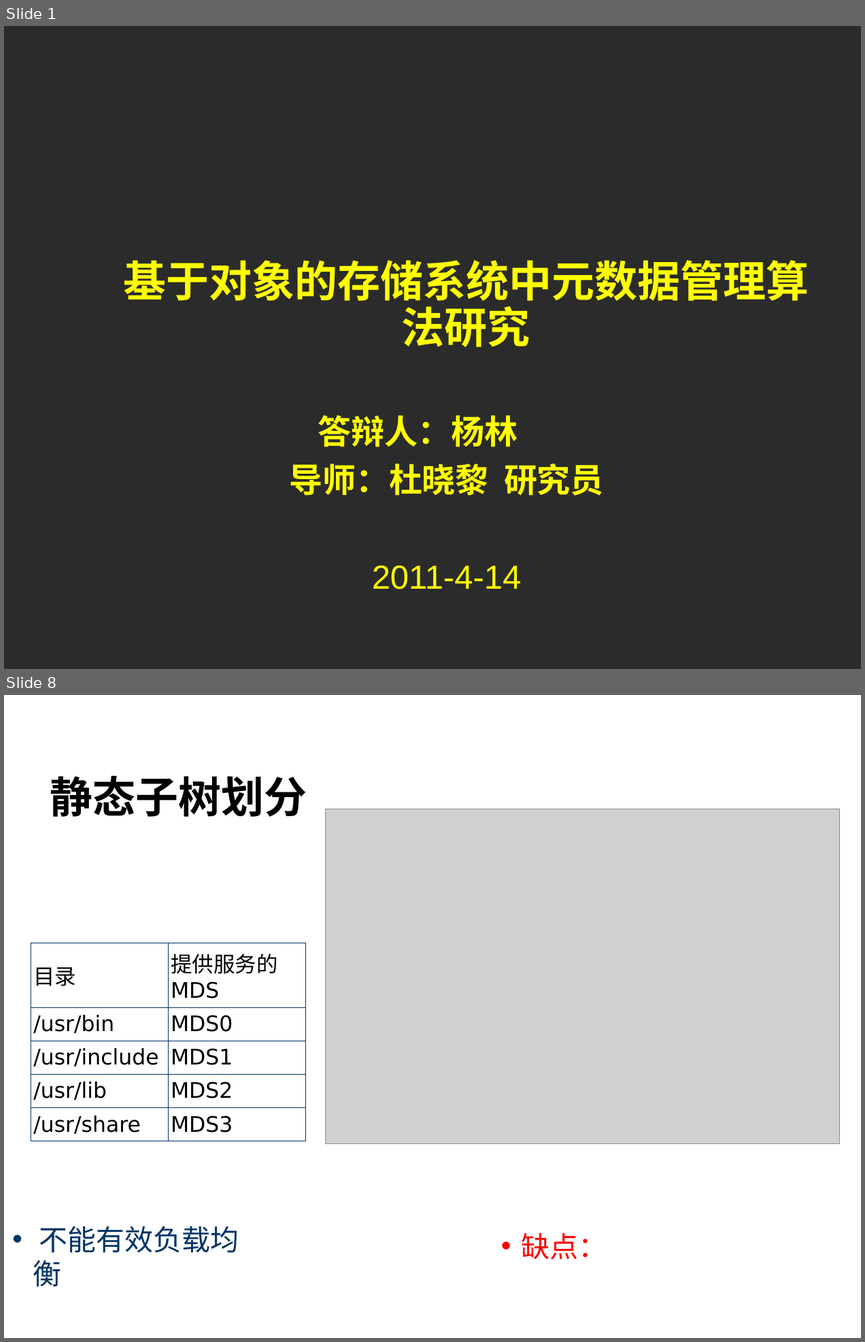
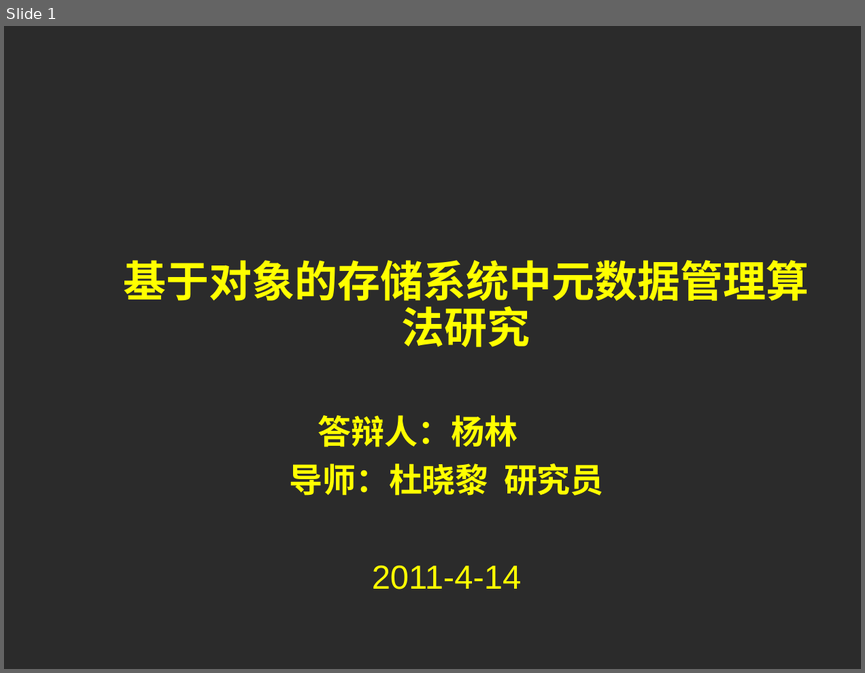
Before and after one commit to cheliequan/idning-paper, a slide deck: draft/答辩.ppt. Shown one above the other, each under a label of ours: slides 1 and 8 before the commit, slide 1 after it; the slides between them are not shown. The pictures are 865x1342 and 865x673 pixels, drawn with LibreOffice and Linux fonts; fonts in the diff are those of the drawing; grey boxes stand for pictures; background and template pictures are left out; a plain dark background stands for a picture behind light text. Boxes give left, top, right and bottom in pixels: in the first picture for what was removed or moved away, otherwise in the second. Text is boxed around its words. In the diff, an @@ line names an element or a change of style, - is before the commit and + after.

```diff
--- a/draft/答辩.ppt
+++ b/draft/答辩.ppt
@@ slide 8 removed at (x1=4, y1=695, x2=861, y2=1338), background picture (left out) @@
@@ title removed at (x1=50, y1=775, x2=307, y2=817) @@
-静态子树划分
@@ picture removed at (x1=325, y1=809, x2=839, y2=1144) @@
@@ table removed at (x1=31, y1=943, x2=305, y2=1136), 5 rows, 2 columns @@
-目录 | 提供服务的 MDS
-/usr/bin | MDS0
-/usr/include | MDS1
-/usr/lib | MDS2
-/usr/share | MDS3
@@ text removed at (x1=33, y1=1225, x2=239, y2=1287) @@
-• 不能有效负载均衡
@@ text removed at (x1=521, y1=1232, x2=607, y2=1259) @@
-• 缺点：
@@ page number removed at (x1=11, y1=1289, x2=67, y2=1336) @@
-8
```
Also in this commit, not shown: 8 slides changed, 8 slides added, 8 other slides removed, 1 other file.
